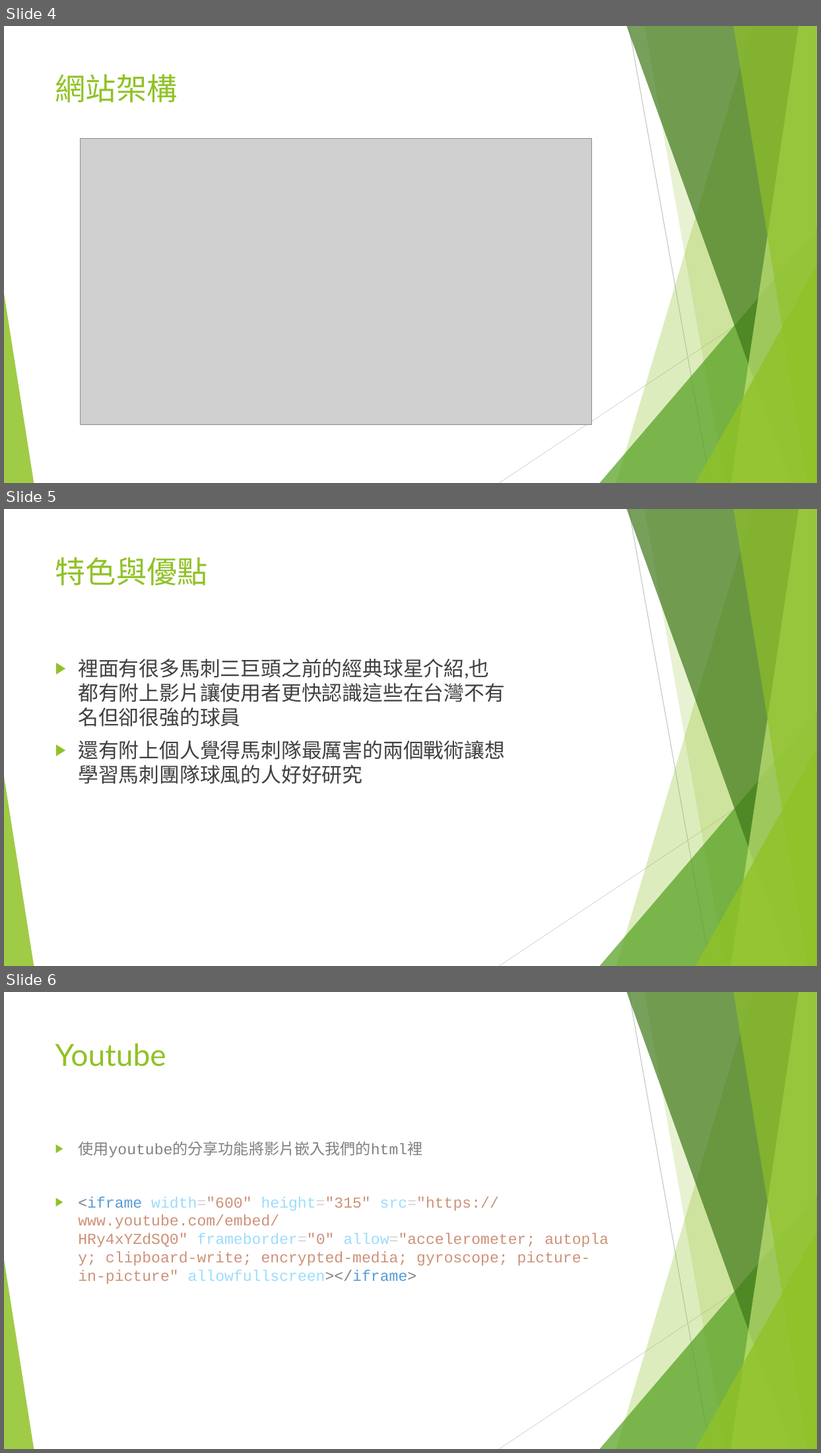
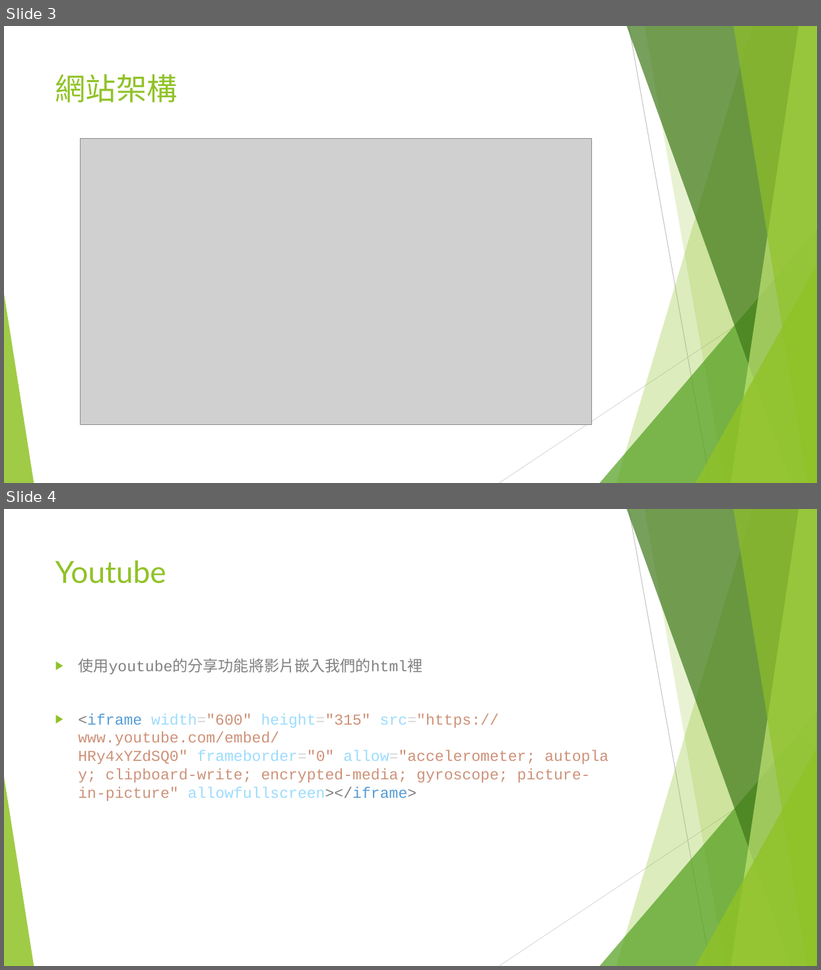
Before and after one commit to eric22938450/00557021, a slide deck: spurs.pptx. Shown one above the other, each under a label of ours: slides 4, 5 and 6 before the commit, slides 3 and 4 after it. The pictures are 821x1453 and 821x970 pixels, drawn with LibreOffice and Linux fonts; fonts in the diff are those of the drawing; grey boxes stand for pictures. Boxes give left, top, right and bottom in pixels: in the first picture for what was removed or moved away, otherwise in the second. Text is boxed around its words. In the diff, an @@ line names an element or a change of style, - is before the commit and + after.

```diff
--- a/spurs.pptx
+++ b/spurs.pptx
@@ slide 5 removed at bbox=[4, 509, 817, 966], background #FFFFFF; not listed: 10 template elements that a slide beside it also shows @@
@@ title removed at bbox=[55, 557, 208, 586] @@
-特色與優點
@@ text removed at bbox=[78, 659, 505, 784] @@
-▶ 裡面有很多馬刺三巨頭之前的經典球星介紹,也都有附上影片讓使用者更快認識這些在台灣不有名但卻很強的球員
-▶ 還有附上個人覺得馬刺隊最厲害的兩個戰術讓想學習馬刺團隊球風的人好好研究
@@ what was slide 4 is now slide 3 @@
@@ what was slide 6 is now slide 4 @@
```
Also in this commit, not shown: 1 slide added, 3 other slides removed, 9 other files.
